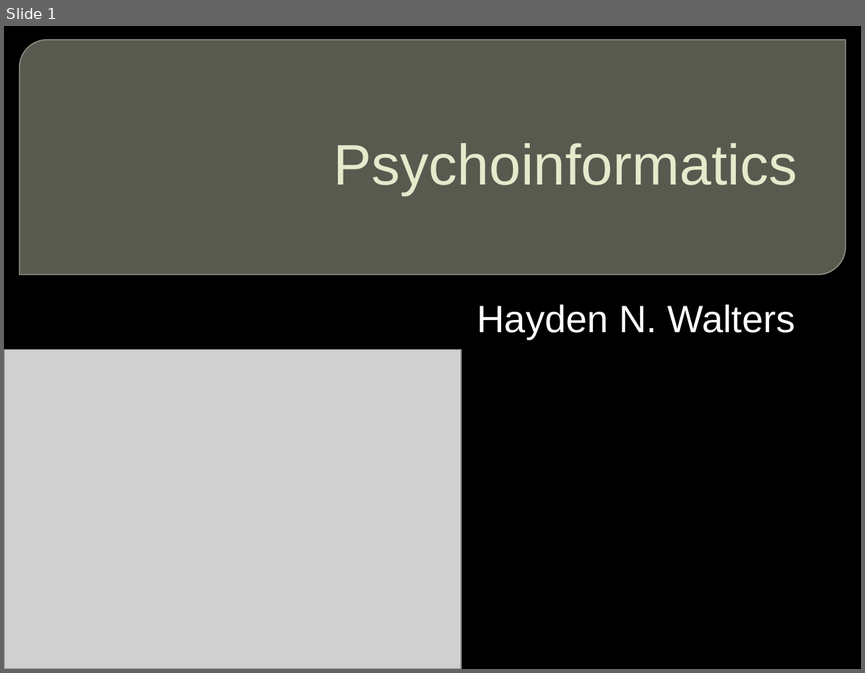
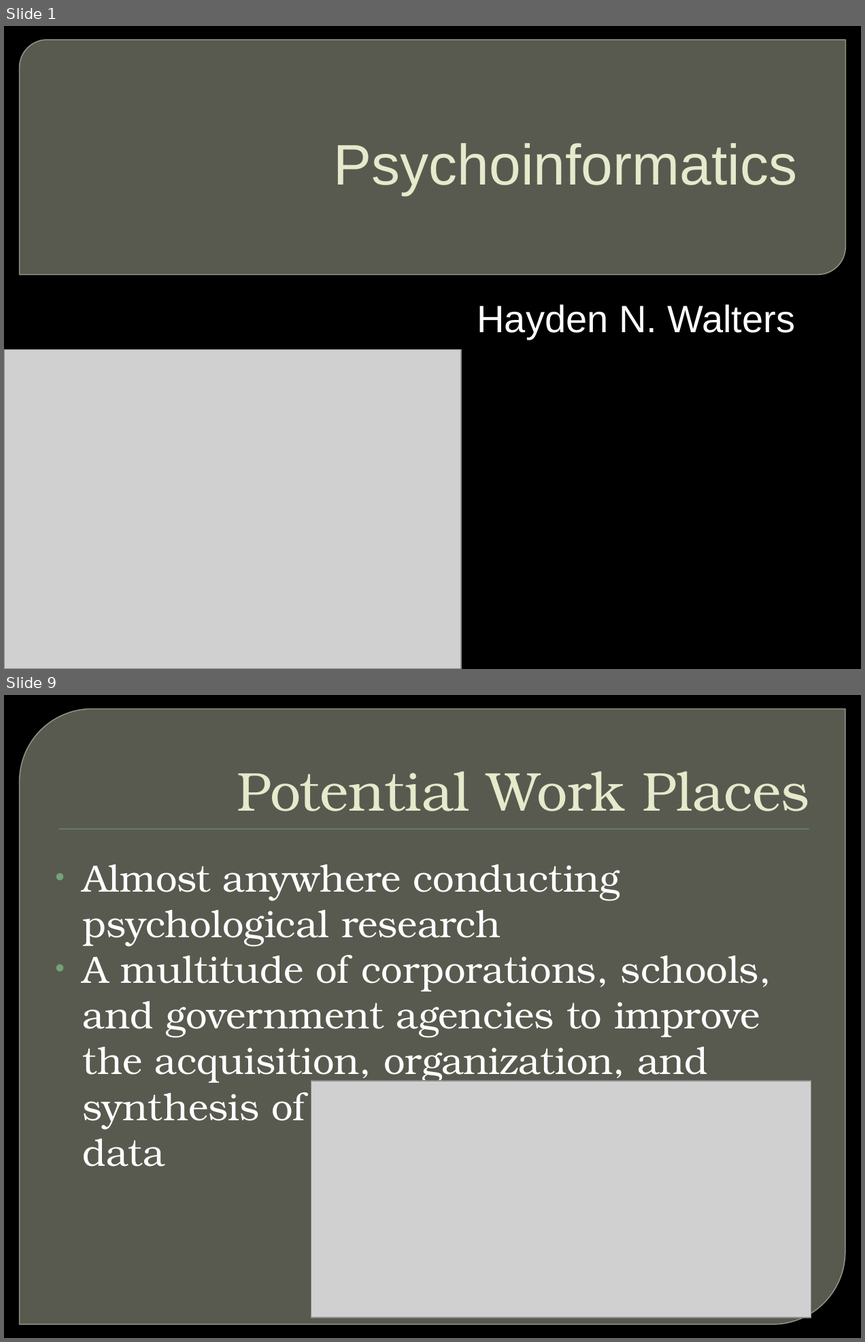
Before and after one commit to hnwalters/Essay-Reports, a slide deck: Documents & Presentations/E-Day Assignments/Career Path.pptx. Shown one above the other, each under a label of ours: slide 1 before the commit, slides 1 and 9 after it; the slides between them are not shown. The pictures are 865x673 and 865x1342 pixels, drawn with LibreOffice and Linux fonts; fonts in the diff are those of the drawing; grey boxes stand for pictures; background and template pictures are left out. Boxes give left, top, right and bottom in pixels: in the first picture for what was removed or moved away, otherwise in the second. Text is boxed around its words. In the diff, an @@ line names an element or a change of style, - is before the commit and + after.

```diff
--- a/Documents & Presentations/E-Day Assignments/Career Path.pptx
+++ b/Documents & Presentations/E-Day Assignments/Career Path.pptx
@@ slide 9 added at [4,695,861,1338], background picture (left out) @@
@@ round diag rect added at [20,709,845,1324], fill #888B7B at 65% opacity, outline #9DA090 0.87 pt @@
@@ title added at [237,771,809,811], 46 pt, text #E7EACB @@
+Potential Work Places
@@ rectangle added at [59,829,808,830], fill #72A376 @@
@@ text added at [83,864,771,1166], 32 pt, text #FFFFFF @@
+• Almost anywhere conducting psychological research
+• A multitude of corporations, schools, and government agencies to improve the acquisition, organization, and synthesis of psychological
+data
@@ picture added at [311,1081,810,1317] @@
```
Also in this commit, not shown: 10 other slides added, 11 other files.
